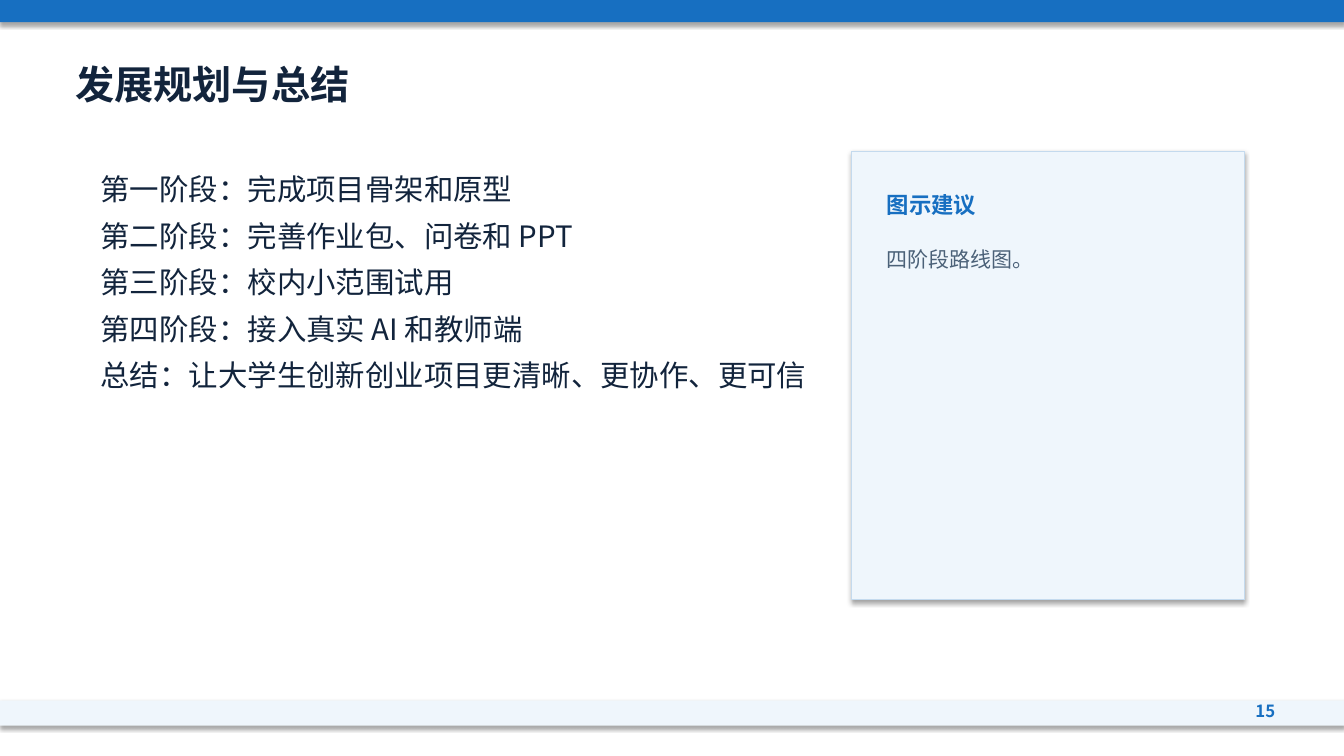
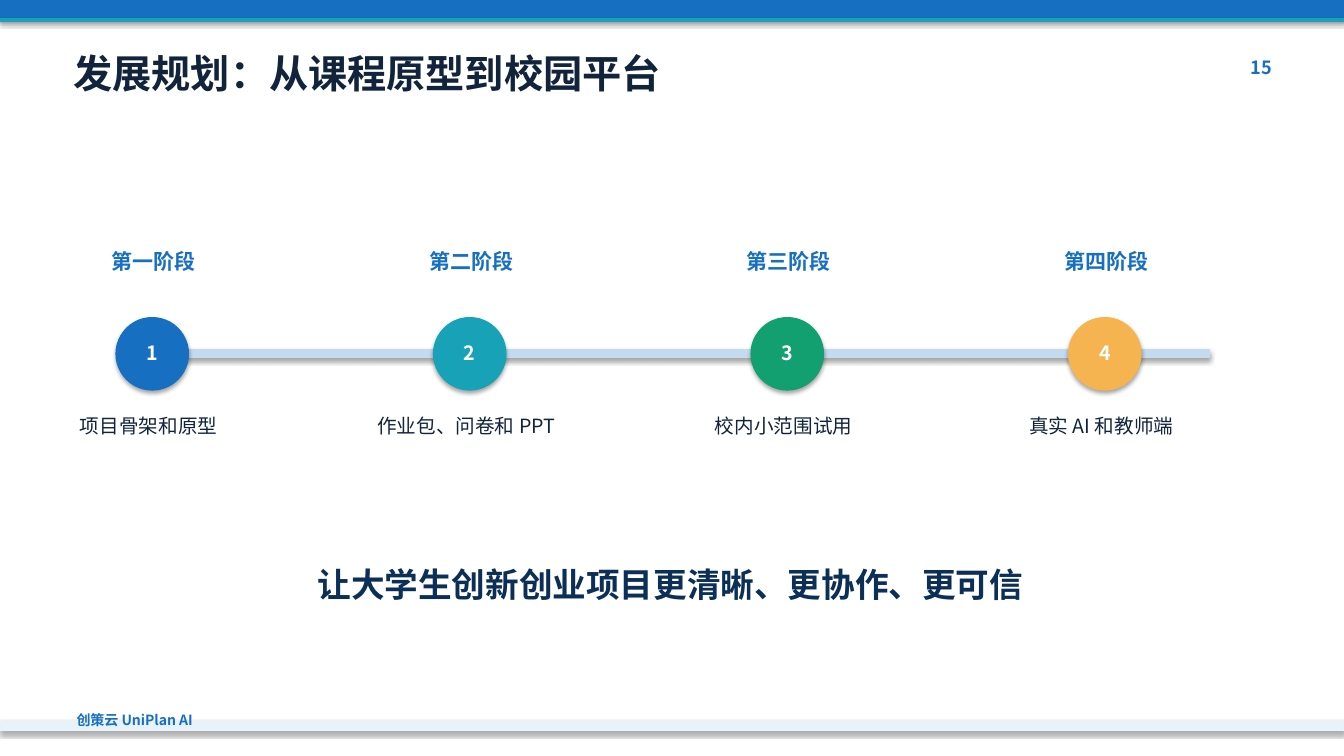
Before and after one commit to heixuan-vsmenghu/Innovation-and-entrepreneurship-project, a slide deck: slide 15 of deliverables/创策云UniPlanAI课堂汇报.pptx. Drawn at 1344x756 pixels with LibreOffice and Linux fonts; fonts in the diff are those of the drawing. Boxes give left, top, right and bottom in pixels: in the first picture for what was removed or moved away, otherwise in the second. Text is boxed around its words. In the diff, an @@ line names an element or a change of style, - is before the commit and + after.

```diff
--- a/deliverables/创策云UniPlanAI课堂汇报.pptx
+++ b/deliverables/创策云UniPlanAI课堂汇报.pptx
@@ rectangle resized from (x1=0, y1=0, x2=1344, y2=22) to (x1=0, y1=0, x2=1344, y2=18) @@
@@ rectangle at (x1=0, y1=0, x2=1344, y2=18): outline none to #176FC1 0.75 pt @@
@@ rectangle resized from (x1=0, y1=701, x2=1344, y2=726) to (x1=0, y1=18, x2=1344, y2=21) @@
@@ rectangle at (x1=0, y1=18, x2=1344, y2=21): fill #EFF6FC to #17A2B8; outline none to #17A2B8 0.75 pt @@
@@ text at (x1=74, y1=54, x2=661, y2=92): text changed @@
-发展规划与总结
+发展规划：从课程原型到校园平台
@@ text "15" moved from (x1=1255, y1=704, x2=1275, y2=718) to (x1=1251, y1=60, x2=1272, y2=75) @@
@@ text "15" at (x1=1251, y1=60, x2=1272, y2=75): size 12 to 13 pt @@
@@ text removed at (x1=101, y1=175, x2=807, y2=389) @@
-第一阶段：完成项目骨架和原型
-第二阶段：完善作业包、问卷和 PPT
-第三阶段：校内小范围试用
-第四阶段：接入真实 AI 和教师端
-总结：让大学生创新创业项目更清晰、更协作、更可信
@@ rectangle removed at (x1=852, y1=151, x2=1245, y2=600) @@
@@ text removed at (x1=887, y1=194, x2=976, y2=215) @@
-图示建议
@@ text added at (x1=112, y1=251, x2=196, y2=271), 15 pt, text #176FC1, bold @@
+第一阶段
@@ text added at (x1=429, y1=251, x2=513, y2=271), 15 pt, text #176FC1, bold @@
+第二阶段
@@ text added at (x1=747, y1=251, x2=831, y2=271), 15 pt, text #176FC1, bold @@
+第三阶段
@@ text removed at (x1=887, y1=249, x2=1034, y2=269) @@
-四阶段路线图。
@@ text added at (x1=1064, y1=251, x2=1148, y2=271), 15 pt, text #176FC1, bold @@
+第四阶段
@@ ellipse added at (x1=116, y1=318, x2=189, y2=390), fill #176FC1, outline #176FC1 0.75 pt @@
@@ ellipse added at (x1=434, y1=318, x2=506, y2=390), fill #17A2B8, outline #17A2B8 0.75 pt @@
@@ ellipse added at (x1=751, y1=318, x2=824, y2=390), fill #12A071, outline #12A071 0.75 pt @@
@@ ellipse added at (x1=1069, y1=318, x2=1141, y2=390), fill #F6B450, outline #F6B450 0.75 pt @@
@@ rectangle added at (x1=136, y1=350, x2=1210, y2=358), fill #C4DAEE, outline #C4DAEE 0.75 pt @@
@@ text added at (x1=146, y1=345, x2=158, y2=360), 14 pt, text #FFFFFF, bold @@
+1
@@ text added at (x1=464, y1=345, x2=476, y2=360), 14 pt, text #FFFFFF, bold @@
+2
@@ text added at (x1=781, y1=345, x2=793, y2=361), 14 pt, text #FFFFFF, bold @@
+3
@@ text added at (x1=1099, y1=345, x2=1111, y2=360), 14 pt, text #FFFFFF, bold @@
+4
@@ text added at (x1=80, y1=416, x2=217, y2=435), 14 pt, text #12243C @@
+项目骨架和原型
@@ text added at (x1=377, y1=416, x2=555, y2=435), 14 pt, text #12243C @@
+作业包、问卷和 PPT
@@ text added at (x1=715, y1=416, x2=852, y2=435), 14 pt, text #12243C @@
+校内小范围试用
@@ text added at (x1=1029, y1=416, x2=1173, y2=435), 14 pt, text #12243C @@
+真实 AI 和教师端
@@ text added at (x1=317, y1=568, x2=1023, y2=600), 24 pt, text #0B2F57, bold @@
+让大学生创新创业项目更清晰、更协作、更可信
@@ text added at (x1=77, y1=713, x2=193, y2=727), 10 pt, text #176FC1, bold @@
+创策云 UniPlan AI
@@ rectangle added at (x1=0, y1=722, x2=1344, y2=731), fill #E7F2FB, outline #E7F2FB 0.75 pt @@
```
Also in this commit, not shown: 11 other slides changed, 3 slides added, 3 slides removed, 3 other files.
